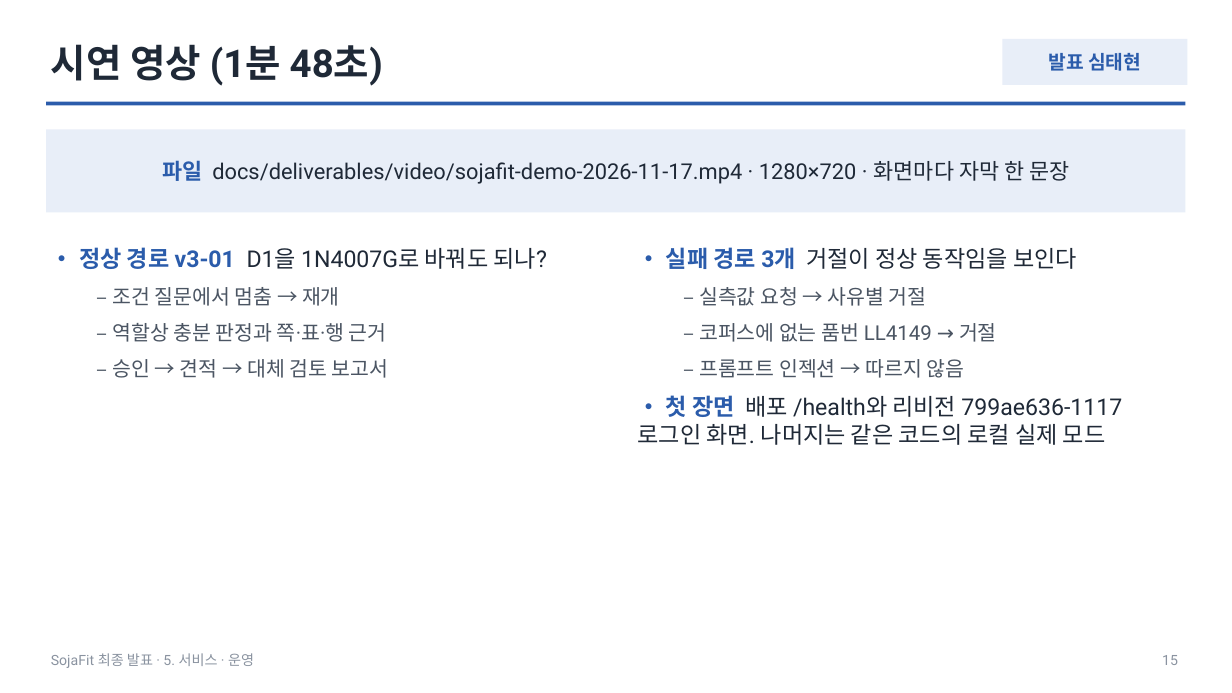
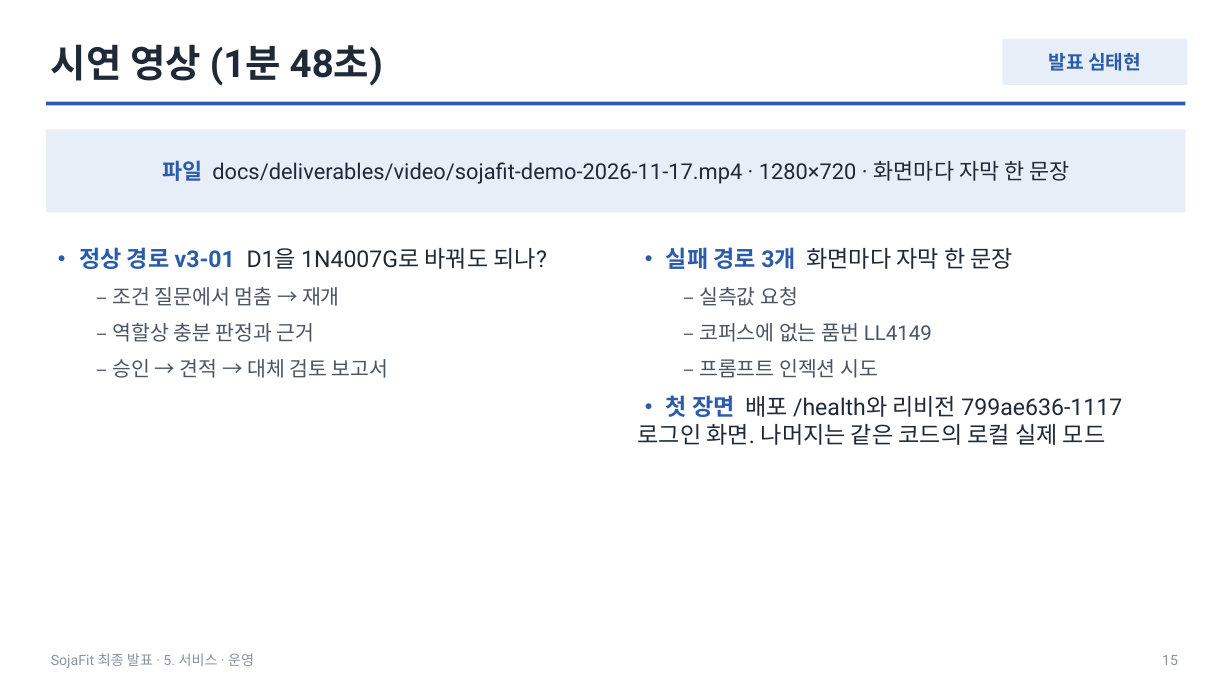
Before and after one commit to HJU5022/SojaFit, a slide deck: slide 15 of docs/deliverables/presentation/sojafit-final-2026-11-18.pptx. Drawn at 1232x693 pixels with LibreOffice and Linux fonts; fonts in the diff are those of the drawing. Boxes give left, top, right and bottom in pixels: in the first picture for what was removed or moved away, otherwise in the second. Text is boxed around its words. In the diff, an @@ line names an element or a change of style, - is before the commit and + after.

Commit message:
docs(deliverables): 발표 덱 표 칸 줄바꿈을 문단으로, clean-meas 근거를 8bd2e681로 고정, 검색 지표와 시연 장면에 출처에 있는 조건만 남긴다

```diff
--- a/docs/deliverables/presentation/sojafit-final-2026-11-18.pptx
+++ b/docs/deliverables/presentation/sojafit-final-2026-11-18.pptx
@@ text at [666,247,1013,378]: text changed @@
-• 실패 경로 3개 거절이 정상 동작임을 보인다
-  – 실측값 요청 → 사유별 거절
-  – 코퍼스에 없는 품번 LL4149 → 거절
-  – 프롬프트 인젝션 → 따르지 않음
+• 실패 경로 3개 화면마다 자막 한 문장
+  – 실측값 요청
+  – 코퍼스에 없는 품번 LL4149
+  – 프롬프트 인젝션 시도
@@ text at [112,323,315,342]: text changed @@
-  – 역할상 충분 판정과 쪽·표·행 근거
+  – 역할상 충분 판정과 근거
```
Also in this commit, not shown: 8 other slides changed, 1 other file.
